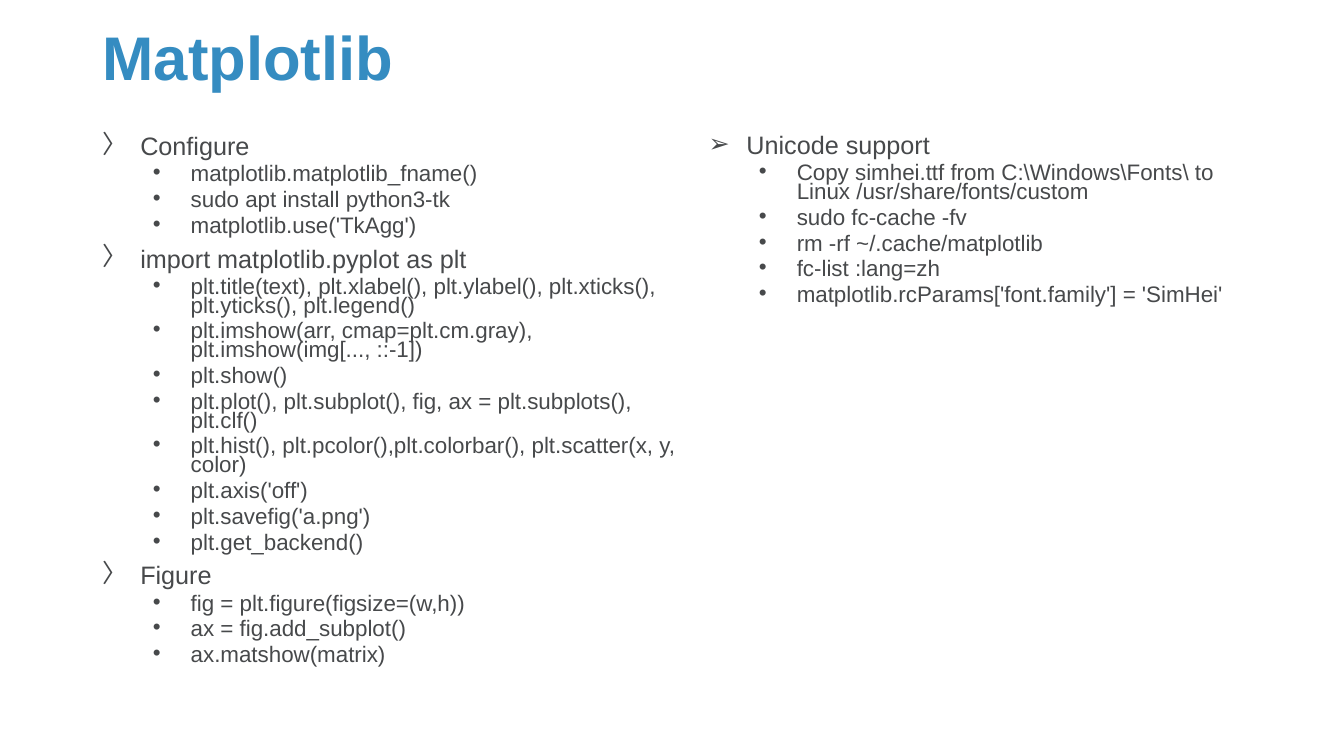
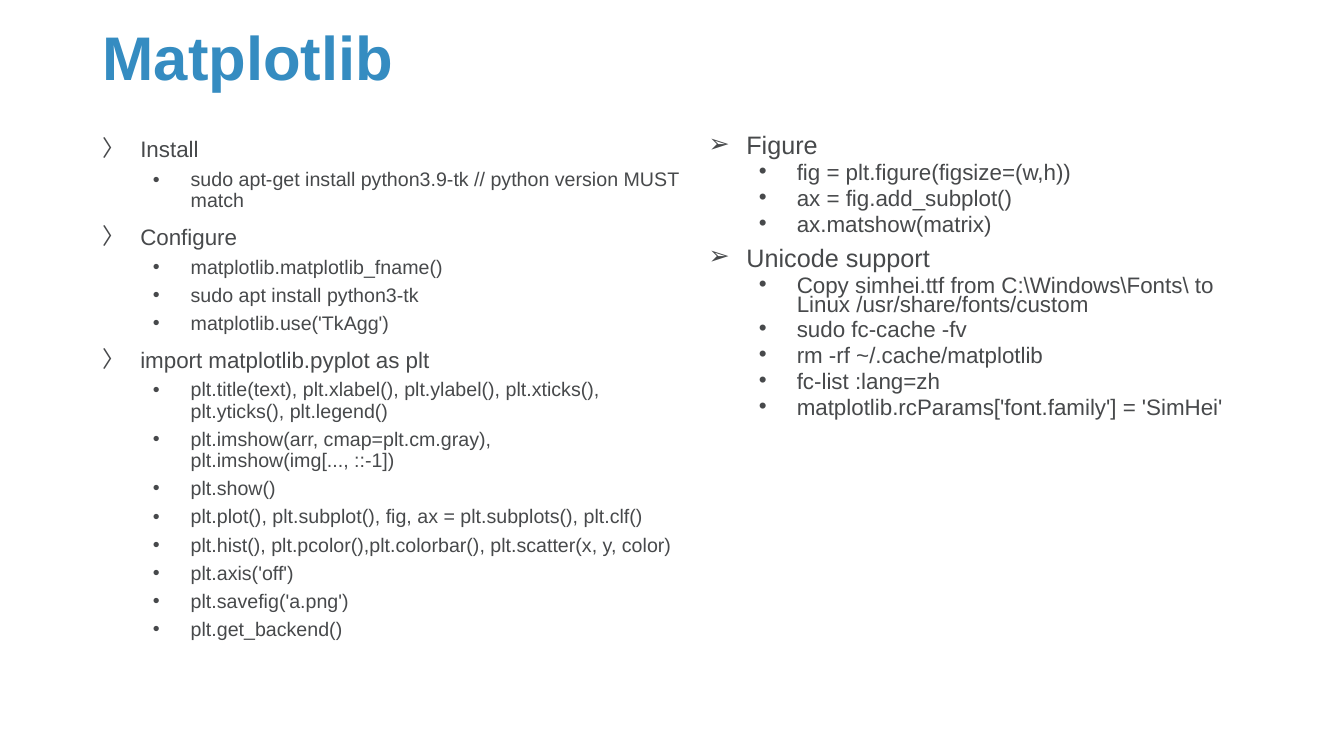
Before and after one commit to Sparks-Lu/TechNotes, a slide deck: slide 41 of Python/Python-Notes.pptx (slide 38 before the commit). Drawn at 1344x756 pixels with LibreOffice and Linux fonts; fonts in the diff are those of the drawing; background and template pictures are left out. Boxes give left, top, right and bottom in pixels: in the first picture for what was removed or moved away, otherwise in the second. Text is boxed around its words. In the diff, an @@ line names an element or a change of style, - is before the commit and + after.

```diff
--- a/Python/Python-Notes.pptx
+++ b/Python/Python-Notes.pptx
@@ text at (x1=140, y1=141, x2=680, y2=207): paragraphs added @@
+〉 Install
+  • sudo apt-get install python3.9-tk // python version MUST match
@@ text at (x1=746, y1=135, x2=1071, y2=237): paragraphs added @@
+➢ Figure
+  • fig = plt.figure(figsize=(w,h))
+  • ax = fig.add_subplot()
+  • ax.matshow(matrix)
@@ text at (x1=140, y1=228, x2=671, y2=640): size 18 to 16 pt in "Configure", "import matplotlib.pyplot as plt"; size 16 to 14 pt in "matplotlib.matplotlib_fname()", "sudo apt install python3-tk", "matplotlib.use('TkAgg')", "plt.title(text), plt.xlabel(), plt.ylabel(), plt.xticks(), p ..." and 7 more places; line spacing 0.7 to 0.9 @@
@@ text at (x1=140, y1=565, x2=465, y2=667): paragraphs removed @@
-〉 Figure
-  • fig = plt.figure(figsize=(w,h))
-  • ax = fig.add_subplot()
-  • ax.matshow(matrix)
```
Also in this commit, not shown: 10 other slides changed, 19 slides added.
